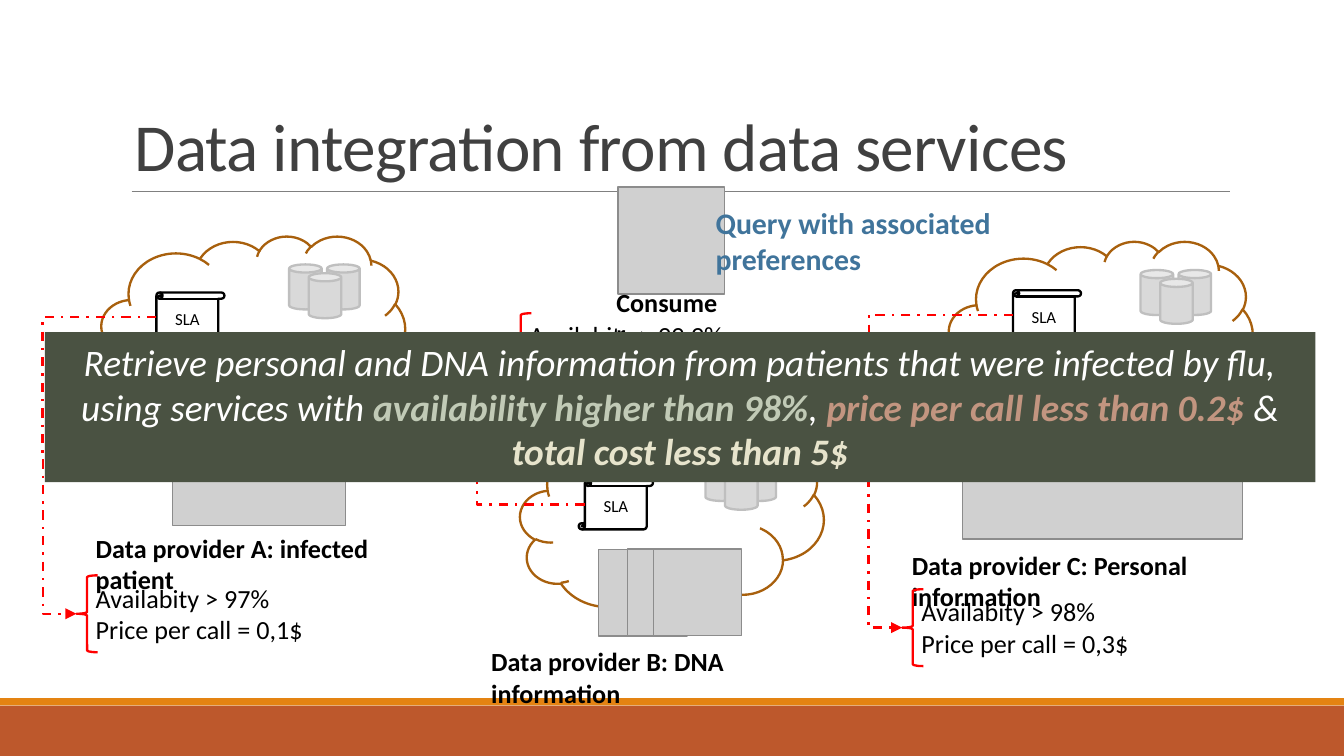
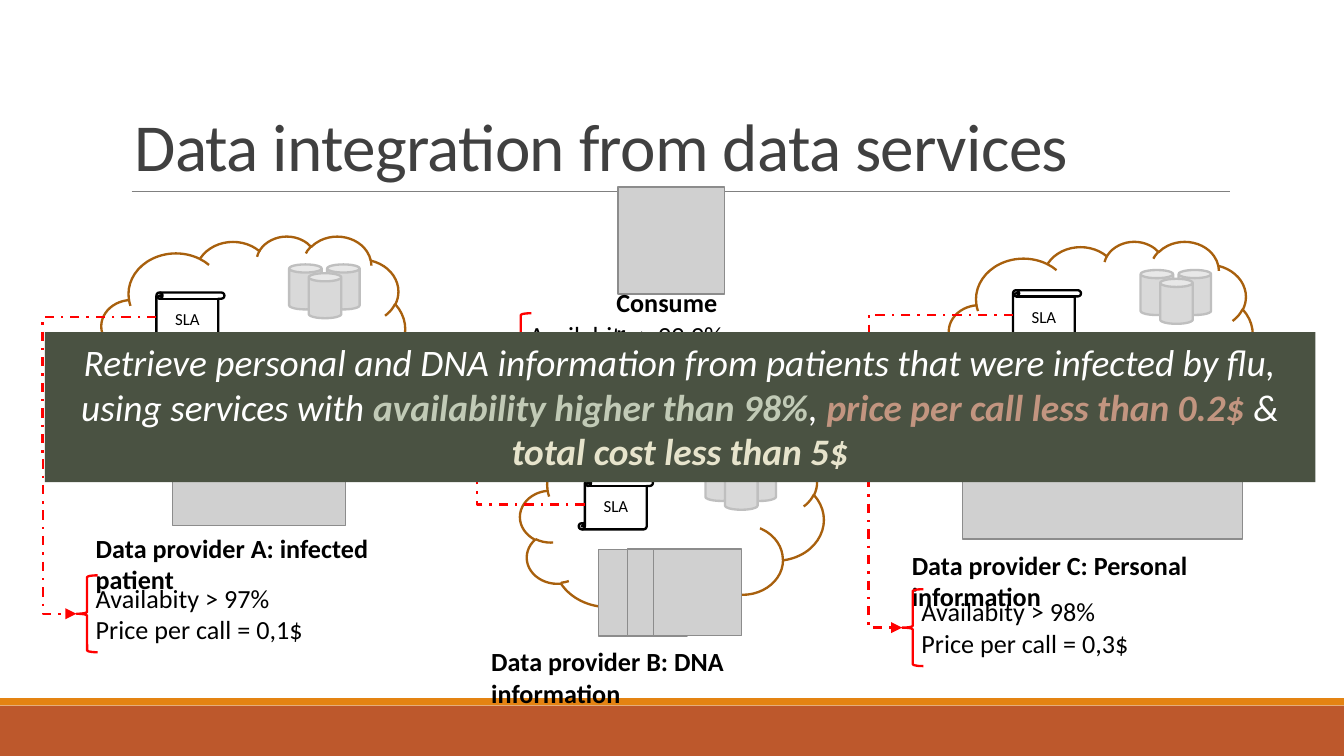
Before and after one commit to danielboni/DanielCarvalho-PhD, a slide deck: slide 7 of Presentations/ADBIS 2016/Presentation_ADBIS 2016.pptx (slide 4 before the commit). Drawn at 1344x756 pixels with LibreOffice and Linux fonts; fonts in the diff are those of the drawing; grey boxes stand for pictures. Boxes give left, top, right and bottom in pixels: in the first picture for what was removed or moved away, otherwise in the second. Text is boxed around its words. In the diff, an @@ line names an element or a change of style, - is before the commit and + after.

```diff
--- a/Presentations/ADBIS 2016/Presentation_ADBIS 2016.pptx
+++ b/Presentations/ADBIS 2016/Presentation_ADBIS 2016.pptx
@@ text removed at [716,210,991,277] @@
-Query with associated preferences
```
Also in this commit, not shown: 6 other slides changed, 2 slides added, 22 slides removed.
